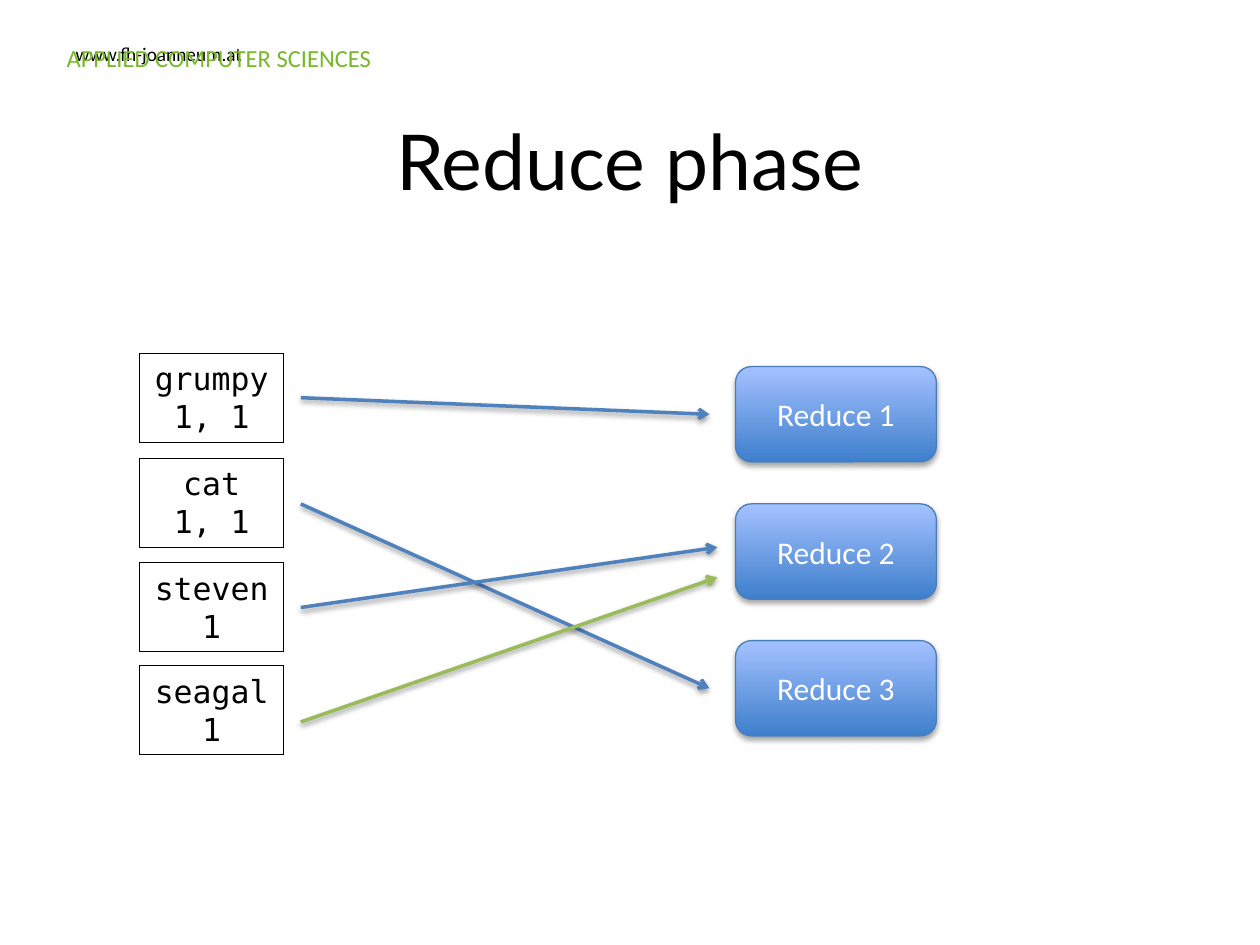
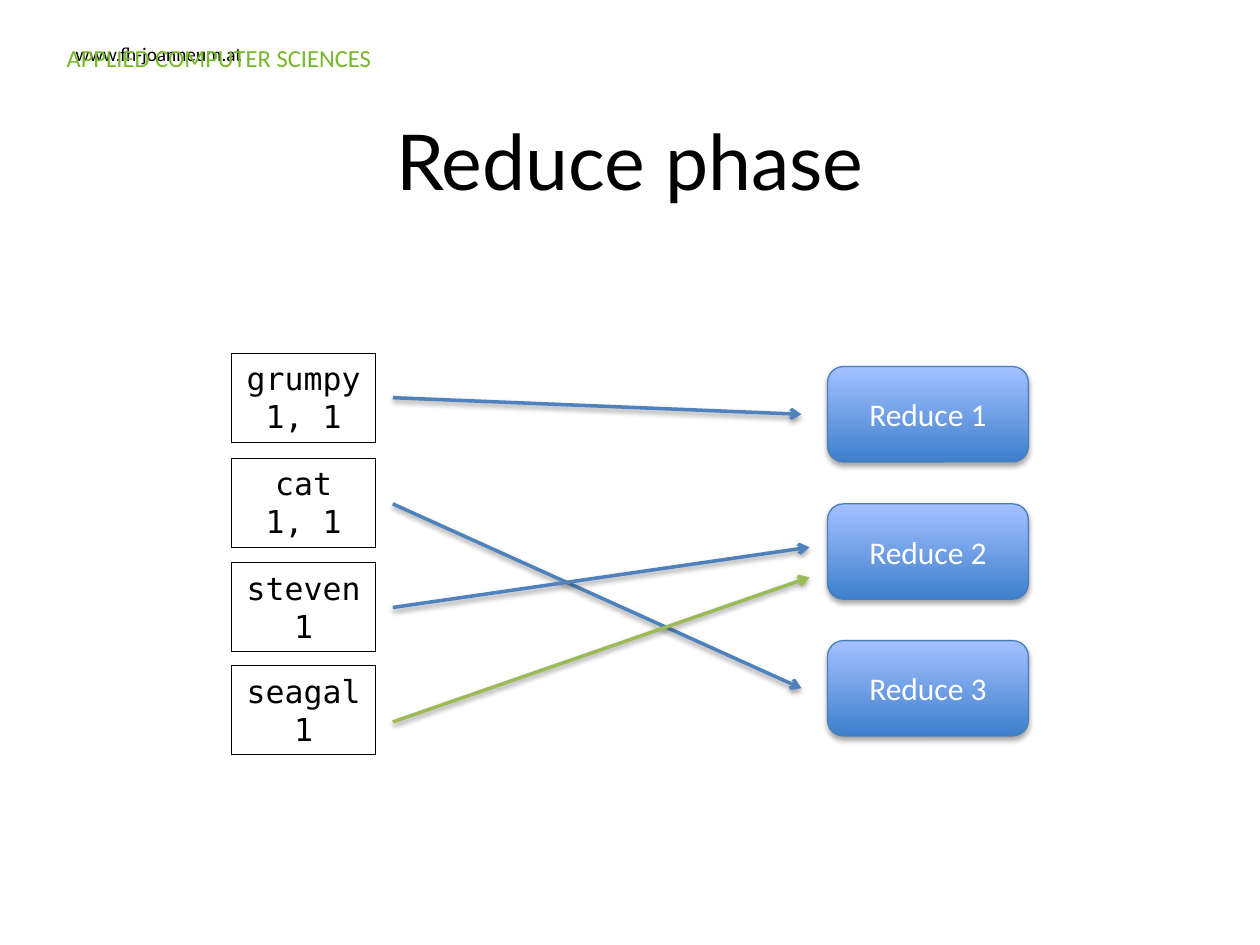
Before and after one commit to Ravenlord/guest-lecture-nosql, a slide deck: slide 20 of Presentation/FHJ_guest_lecture_nosql.pptx (slide 19 before the commit). Drawn at 1260x945 pixels with LibreOffice and Linux fonts; fonts in the diff are those of the drawing; background and template pictures are left out. Boxes give left, top, right and bottom in pixels: in the first picture for what was removed or moved away, otherwise in the second. Text is boxed around its words. In the diff, an @@ line names an element or a change of style, - is before the commit and + after.

```diff
--- a/Presentation/FHJ_guest_lecture_nosql.pptx
+++ b/Presentation/FHJ_guest_lecture_nosql.pptx
@@ 4 rectangles, 4 arrows, 3 rounded rectangles moved together from (x1=140, y1=353, x2=936, y2=756) to (x1=232, y1=353, x2=1028, y2=756) @@
```
Also in this commit, not shown: 2 other slides changed, 19 slides added.
